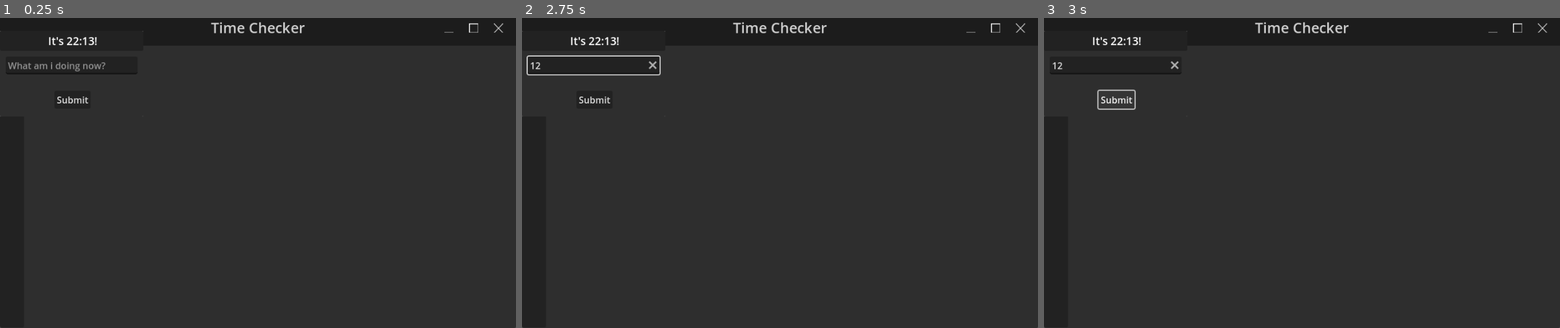
Above: before the commit, frames 1-3 (left to right).
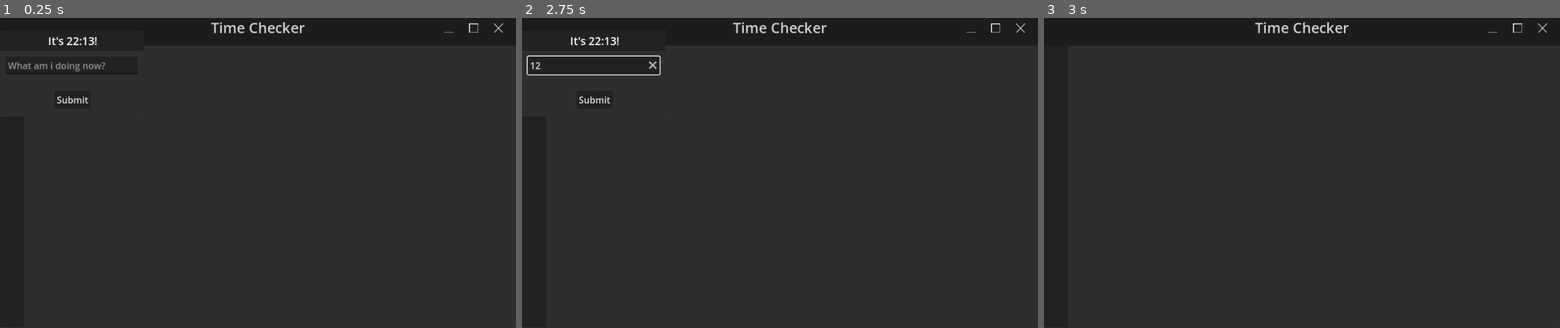
Above: after the commit, the same moments.

Repository: JellyLion/Time-Check
Game: Godot game, scene res://Main.tscn
Two runs of this game, one before a commit and one after it. Both use one fixed random seed, a clock stepped at 60 frames per second and the inputs below.
Inputs (mouse positions are in pixels of both pictures, inside the frame that each line leads up to):
- Up to frame 1 (0.25 s): no input
- Up to frame 2 (2.75 s): click (594, 64) at 0.52 s; type "12" at 0.6 s; click (970, 27) at 1.25 s; click (996, 27) at 2 s
- Up to frame 3 (3 s): click "Submit" at 2.75 s

Frames 1-2 are identical in both runs. In frame 3, 0.4% of the frame differs, in the area x 0-28%, y 4-32%.
Error before the commit: Attempt to call function 'saveTimeCheckAsScene' in base 'null instance' on a null instance. (res://Assets/Scenes/time_checker_notification.gd:30)

Commit message:
Messy, messy fix
Took out the functions from configuration unto the timeCheckerNotification itself, not a problem I guess but the path to save nodes in configuration is repeated from the timeCheckerNotification, will do for now.

Diff:
--- a/Assets/Scenes/time_checker_notification.gd
+++ b/Assets/Scenes/time_checker_notification.gd
@@ -4,6 +4,9 @@
 var notification_is_being_used := false
 var current_hour_minute : String
 var current_text : String
+var defaultCheckInfo := preload("res://Assets/Scenes/CheckInfo.tscn")
+
+const TIME_CHECKS_PATH := "user://TimeChecks/"
 
 #when calling this, send current time in hours and minutes
 func _on_main_call_time_checker_notification():
@@ -26,11 +29,22 @@
 	var timeCheckerRes : TimeCheckerResource = TimeCheckerResource.new()
 	timeCheckerRes.HHMM = current_hour_minute
 	timeCheckerRes.text = new_text
-
-	$Configuration.saveTimeCheckAsScene(timeCheckerRes)
+	saveTimeCheckAsScene(timeCheckerRes)
 	notification_is_being_used = false
 	ResetNotificationWindow()
 	hide()
+
+func saveTimeCheckAsScene(timeCheckerRes : TimeCheckerResource):
+	#can't save using ":" in the name.
+	var newCheckInfo := defaultCheckInfo.instantiate()
+	var reformatedHHMM := timeCheckerRes.HHMM.replace(":","-")
+	var checkDate := Time.get_date_string_from_system() + "_" + reformatedHHMM
+	var saveName := "Check_" + checkDate
+	newCheckInfo.find_child("DayAndHour").text = checkDate
+	newCheckInfo.find_child("CheckNote").text = timeCheckerRes.text
+	var scene = PackedScene.new()
+	scene.pack(newCheckInfo)
+	var err = ResourceSaver.save(scene, TIME_CHECKS_PATH + saveName + ".tscn", ResourceSaver.FLAG_NONE)
 
 func _on_button_pressed():
 	if notification_is_being_used:
--- /dev/null
+++ b/Check_2024-05-29_10-55.tscn
@@ -0,0 +1,41 @@
+[gd_scene load_steps=2 format=3 uid="uid://cta7mpt0d0s5y"]
+
+[sub_resource type="StyleBoxFlat" id="StyleBoxFlat_0slxt"]
+bg_color = Color(0.180005, 0.180005, 0.180005, 1)
+
+[node name="CheckInfo" type="PanelContainer"]
+offset_right = 558.0
+offset_bottom = 65.0
+size_flags_horizontal = 3
+size_flags_vertical = 3
+theme_override_styles/panel = SubResource("StyleBoxFlat_0slxt")
+
+[node name="HBoxContainer" type="HBoxContainer" parent="."]
+layout_mode = 2
+
+[node name="Control" type="Control" parent="HBoxContainer"]
+layout_mode = 2
+size_flags_horizontal = 3
+size_flags_stretch_ratio = 0.02
+
+[node name="VBoxContainer" type="VBoxContainer" parent="HBoxContainer"]
+layout_mode = 2
+size_flags_horizontal = 3
+
+[node name="Control" type="Control" parent="HBoxContainer/VBoxContainer"]
+layout_mode = 2
+size_flags_vertical = 3
+size_flags_stretch_ratio = 0.25
+
+[node name="DayAndHour" type="Label" parent="HBoxContainer/VBoxContainer"]
+layout_mode = 2
+text = "2024-05-29_10-55"
+
+[node name="CheckNote" type="Label" parent="HBoxContainer/VBoxContainer"]
+layout_mode = 2
+text = "seca"
+
+[node name="Control2" type="Control" parent="HBoxContainer/VBoxContainer"]
+layout_mode = 2
+size_flags_vertical = 3
+size_flags_stretch_ratio = 0.5
--- a/Scripts/Configuration.gd
+++ b/Scripts/Configuration.gd
@@ -4,19 +4,6 @@
 signal new_node_saved
 
 const TIME_CHECKS_PATH := "user://TimeChecks/"
-var defaultCheckInfo := preload("res://Assets/Scenes/CheckInfo.tscn")
-
-func saveTimeCheckAsScene(timeCheckerRes : TimeCheckerResource):
-	#can't save using ":" in the name.
-	var newCheckInfo := defaultCheckInfo.instantiate()
-	var reformatedHHMM := timeCheckerRes.HHMM.replace(":","-")
-	var checkDate := Time.get_date_string_from_system() + "_" + reformatedHHMM
-	var saveName := "Check_" + checkDate
-	newCheckInfo.find_child("DayAndHour").text = checkDate
-	newCheckInfo.find_child("CheckNote").text = timeCheckerRes.text
-	var scene = PackedScene.new()
-	scene.pack(newCheckInfo)
-	var err = ResourceSaver.save(scene, TIME_CHECKS_PATH + saveName + ".tscn", ResourceSaver.FLAG_NONE)
 
 func onApplicationStart():
 	#check if ddirectories to save checks exists.
